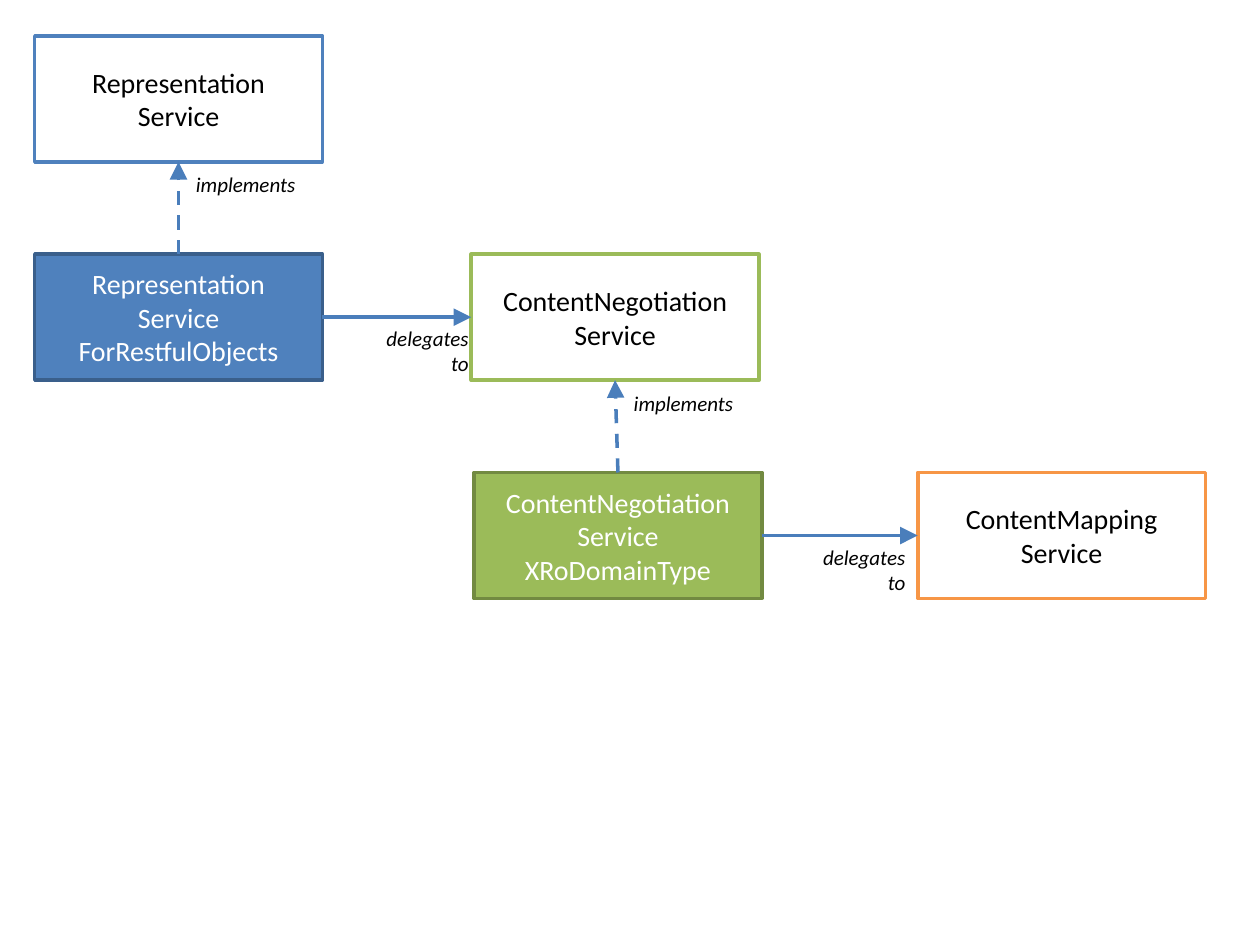
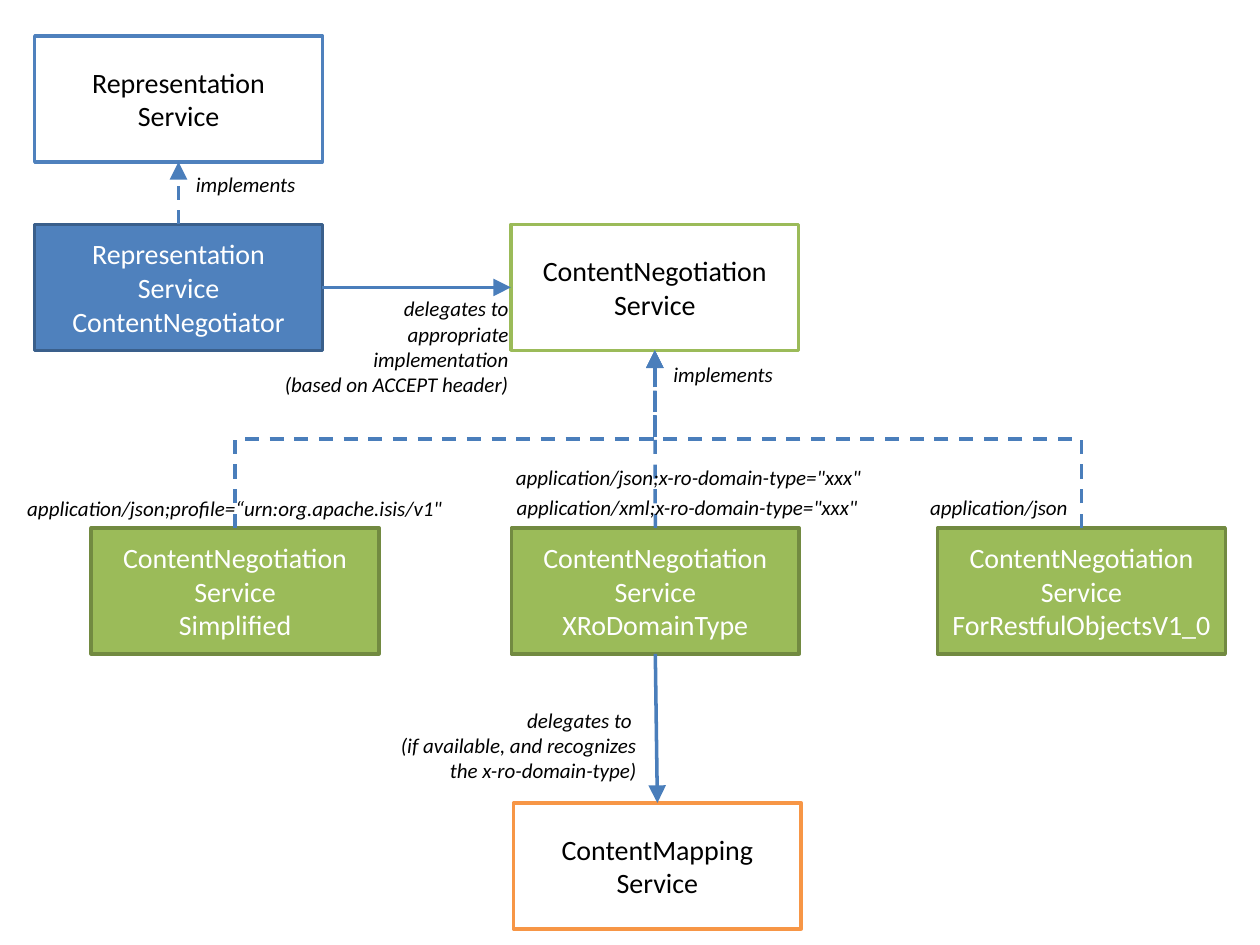
Before and after one commit to apache/causeway-site, a slide deck: slide 1 of content/guides/images/reference-services-spi/RepresentationService/service-collaborations.pptx. Drawn at 1260x945 pixels with LibreOffice and Linux fonts; fonts in the diff are those of the drawing. Boxes give left, top, right and bottom in pixels: in the first picture for what was removed or moved away, otherwise in the second. Text is boxed around its words. In the diff, an @@ line names an element or a change of style, - is before the commit and + after.

Commit message:
ISIS-1243: updating the RO documentation.

```diff
--- a/content/guides/images/reference-services-spi/RepresentationService/service-collaborations.pptx
+++ b/content/guides/images/reference-services-spi/RepresentationService/service-collaborations.pptx
@@ arrow moved from (179, 255) - (179, 163) to (179, 224) - (179, 163) @@
@@ rectangle "Representation": place and size @@
-rectangle "Representation" at (35, 255, 323, 381)
+rectangle "Representation" at (35, 224, 323, 350)
@@ rectangle "ContentNegotiation": place and size @@
-rectangle "ContentNegotiation" at (471, 255, 759, 381)
+rectangle "ContentNegotiation" at (512, 224, 799, 350)
@@ arrow moved from (323, 318) - (471, 318) to (323, 287) - (512, 287) @@
@@ text in rectangle at (72, 312, 284, 337): text changed @@
-ForRestfulObjects
+ContentNegotiator
@@ text at (285, 301, 509, 395): text changed @@
-delegates
-to
+delegates to
+appropriate
+implementation
+(based on ACCEPT header)
@@ elbow arrow added from (236, 528) to (655, 350), #4B7EBC 2 pt dashed @@
@@ arrow moved from (617, 472) - (615, 381) to (655, 528) - (655, 350) @@
@@ elbow arrow added from (1081, 528) to (655, 350), #4B7EBC 2 pt dashed @@
@@ text "implements": place and size @@
-text "implements" at (634, 396, 733, 415)
+text "implements" at (673, 367, 772, 386)
@@ text added at (516, 468, 861, 492), 12 pt, text #000000, italic @@
+application/json;x-ro-domain-type="xxx"
@@ text added at (27, 499, 442, 523), 12 pt, text #000000, italic @@
+application/json;profile=“urn:org.apache.isis/v1"
@@ text added at (517, 497, 858, 521), 12 pt, text #000000, italic @@
+application/xml;x-ro-domain-type="xxx"
@@ text added at (930, 500, 1067, 519), 12 pt, text #000000, italic @@
+application/json
@@ rectangle added at (91, 528, 378, 654), fill #9BBB59, outline #738A42 2 pt, 16 pt, text #FFFFFF @@
+ContentNegotiation
+Service
+Simplified
@@ rectangle "ContentNegotiation": place and size @@
-rectangle "ContentNegotiation" at (474, 472, 761, 598)
+rectangle "ContentNegotiation" at (512, 528, 799, 654)
@@ rectangle added at (937, 528, 1225, 654), fill #9BBB59, outline #738A42 2 pt, 16 pt, text #FFFFFF @@
+ContentNegotiation
+Service
+ForRestfulObjectsV1_0
@@ arrow moved from (762, 536) - (917, 536) to (655, 654) - (658, 803) @@
@@ text "delegates to": place and size @@
-text "delegates to" at (823, 550, 906, 590)
+text "delegates to" at (401, 713, 636, 782)
@@ text at (401, 738, 636, 782): paragraph added @@
+(if available, and recognizes
+the x-ro-domain-type)
@@ rectangle "ContentMapping": place and size @@
-rectangle "ContentMapping" at (917, 472, 1205, 598)
+rectangle "ContentMapping" at (514, 803, 801, 929)
```
Also in this commit, not shown: 5 other files.
